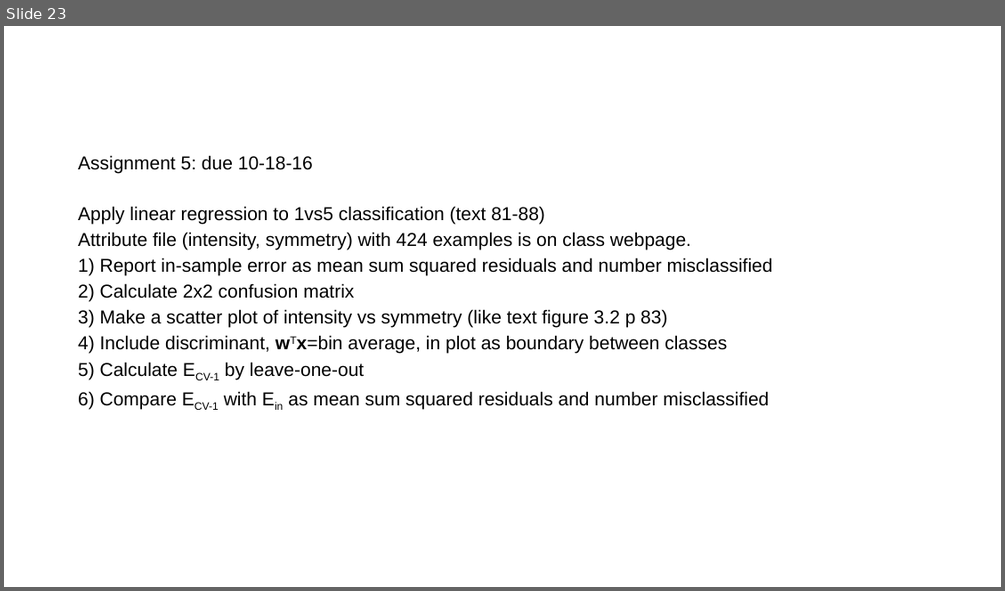
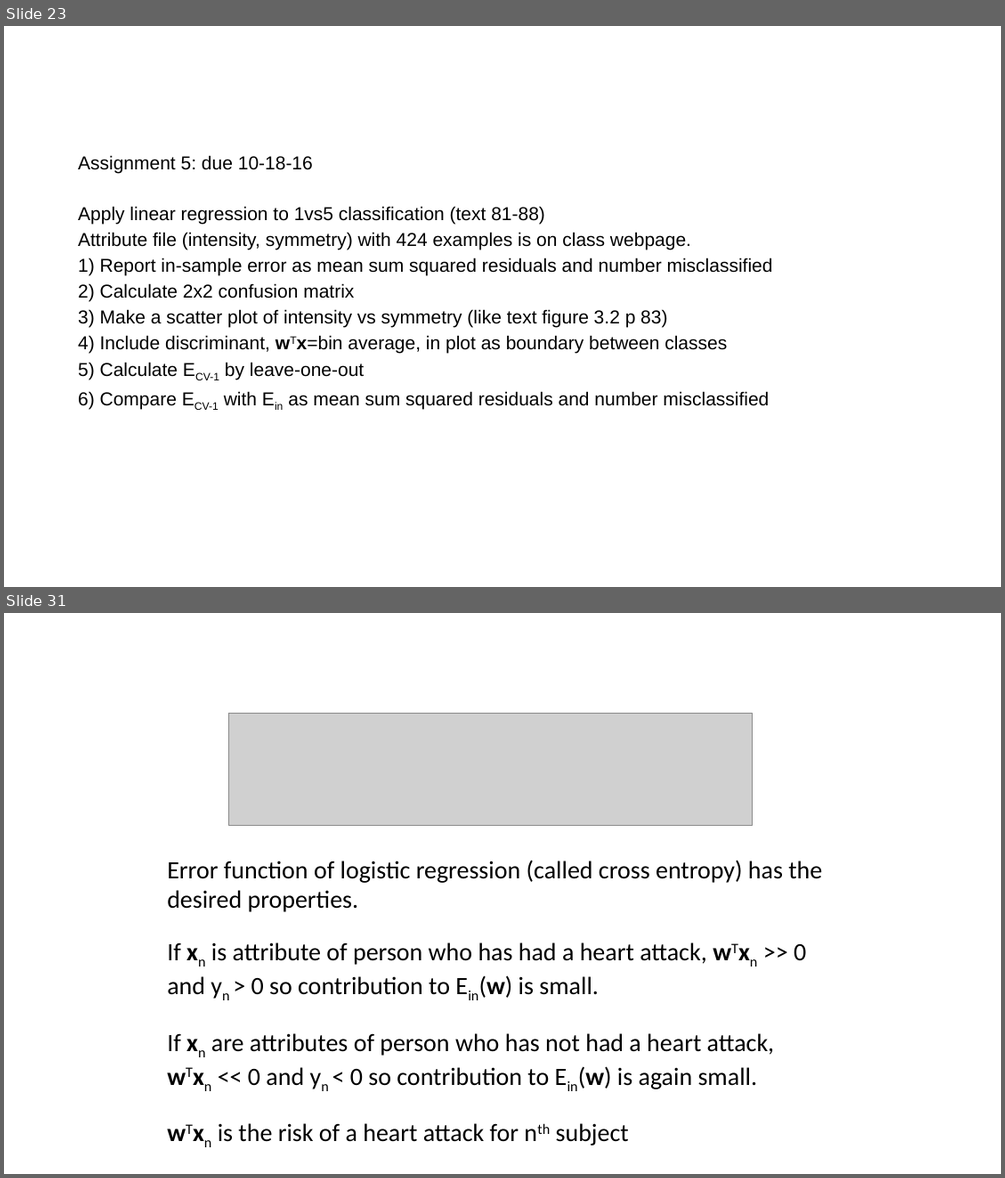
Before and after one commit to zhy9036/cs_2016_fall, a slide deck: 534_ANN/linear models.pptx. Shown one above the other, each under a label of ours: slide 23 before the commit, slides 23 and 31 after it; the slides between them are not shown. The pictures are 1005x591 and 1005x1178 pixels, drawn with LibreOffice and Linux fonts; fonts in the diff are those of the drawing; grey boxes stand for pictures. Boxes give left, top, right and bottom in pixels: in the first picture for what was removed or moved away, otherwise in the second. Text is boxed around its words. In the diff, an @@ line names an element or a change of style, - is before the commit and + after.

```diff
--- a/534_ANN/linear models.pptx
+++ b/534_ANN/linear models.pptx
@@ slide 31 added at (4,613,1001,1174), background #FFFFFF @@
@@ picture added at (228,713,752,825) @@
@@ text added at (167,860,822,1145), 24 pt, text #000000 @@
+Error function of logistic regression (called cross entropy) has the
+desired properties.
+If xn is attribute of person who has had a heart attack, wTxn >> 0
+and yn > 0 so contribution to Ein(w) is small.
+If xn are attributes of person who has not had a heart attack,
+wTxn << 0 and yn < 0 so contribution to Ein(w) is again small.
+wTxn is the risk of a heart attack for nth subject
```
Also in this commit, not shown: 30 other slides added, 25 other files.
